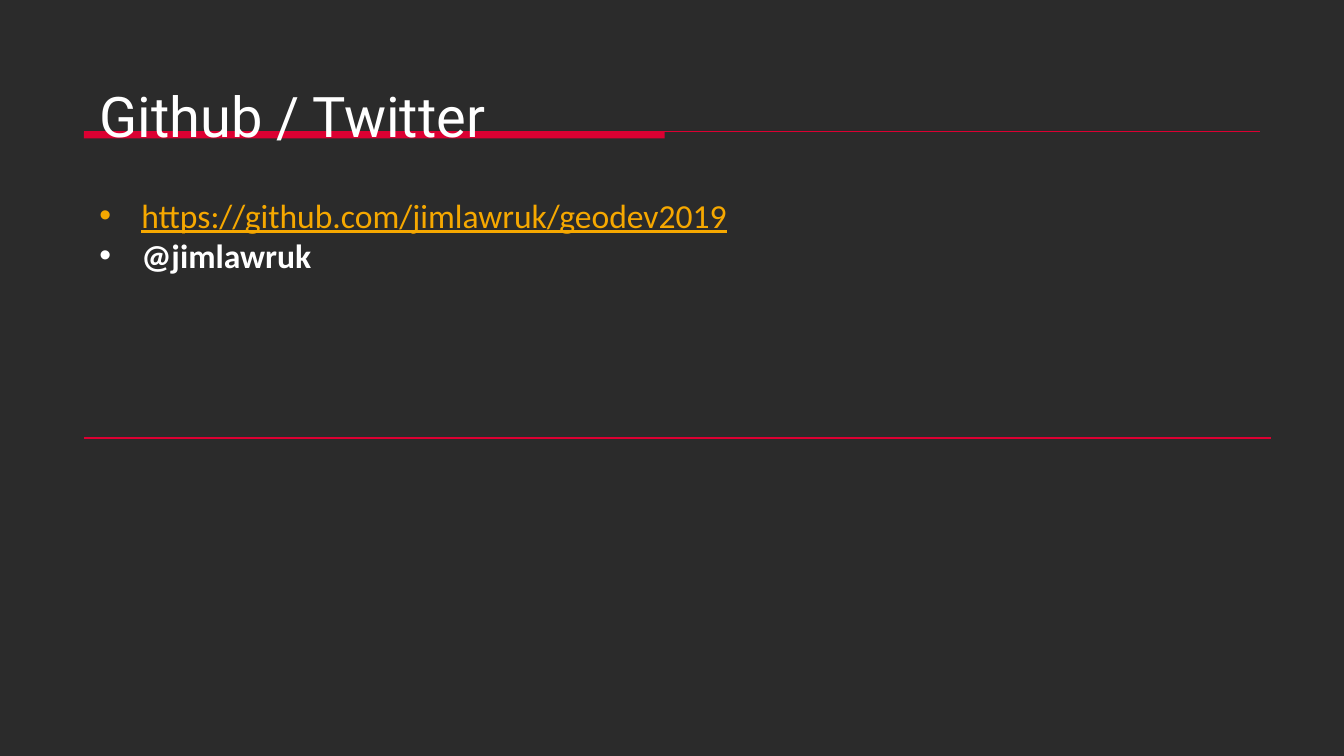
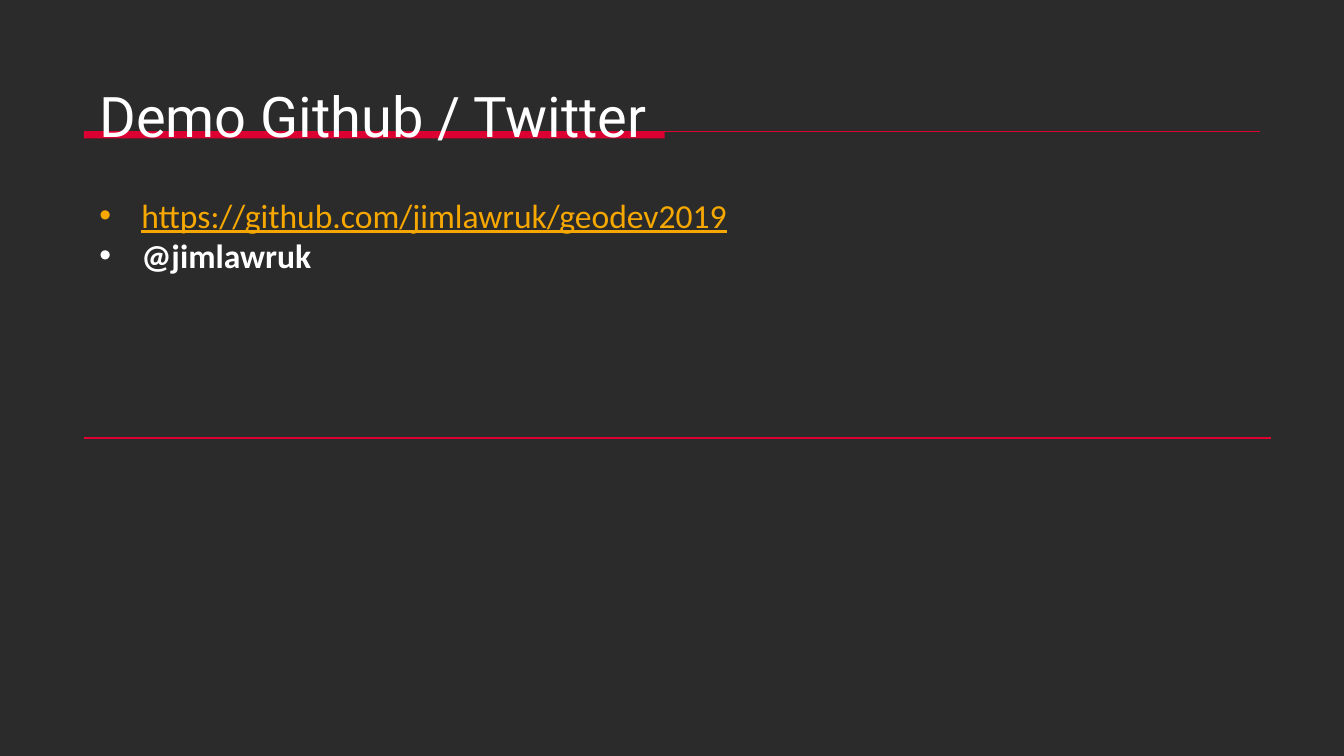
Before and after one commit to jimlawruk/geodev2019, a slide deck: slide 3 of TrailMaps.pptx. Drawn at 1344x756 pixels with LibreOffice and Linux fonts; fonts in the diff are those of the drawing; background and template pictures are left out; a plain dark background stands for a picture behind light text. Boxes give left, top, right and bottom in pixels: in the first picture for what was removed or moved away, otherwise in the second. Text is boxed around its words. In the diff, an @@ line names an element or a change of style, - is before the commit and + after.

```diff
--- a/TrailMaps.pptx
+++ b/TrailMaps.pptx
@@ title at [99,95,647,139]: text changed @@
-Github / Twitter
+Demo Github / Twitter
```
Also in this commit, not shown: 1 other slide changed, 1 slide removed, 8 other files.
